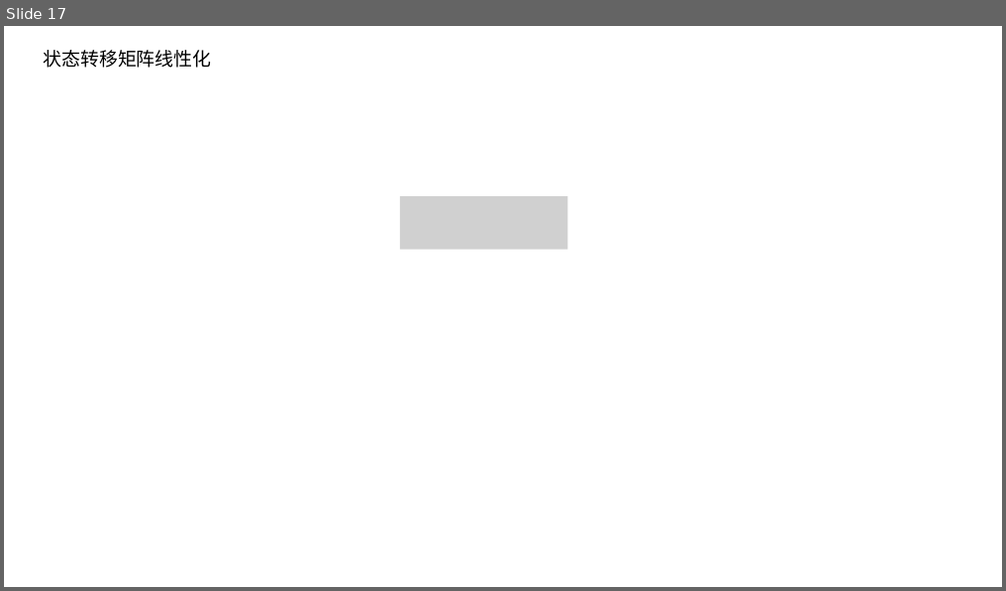
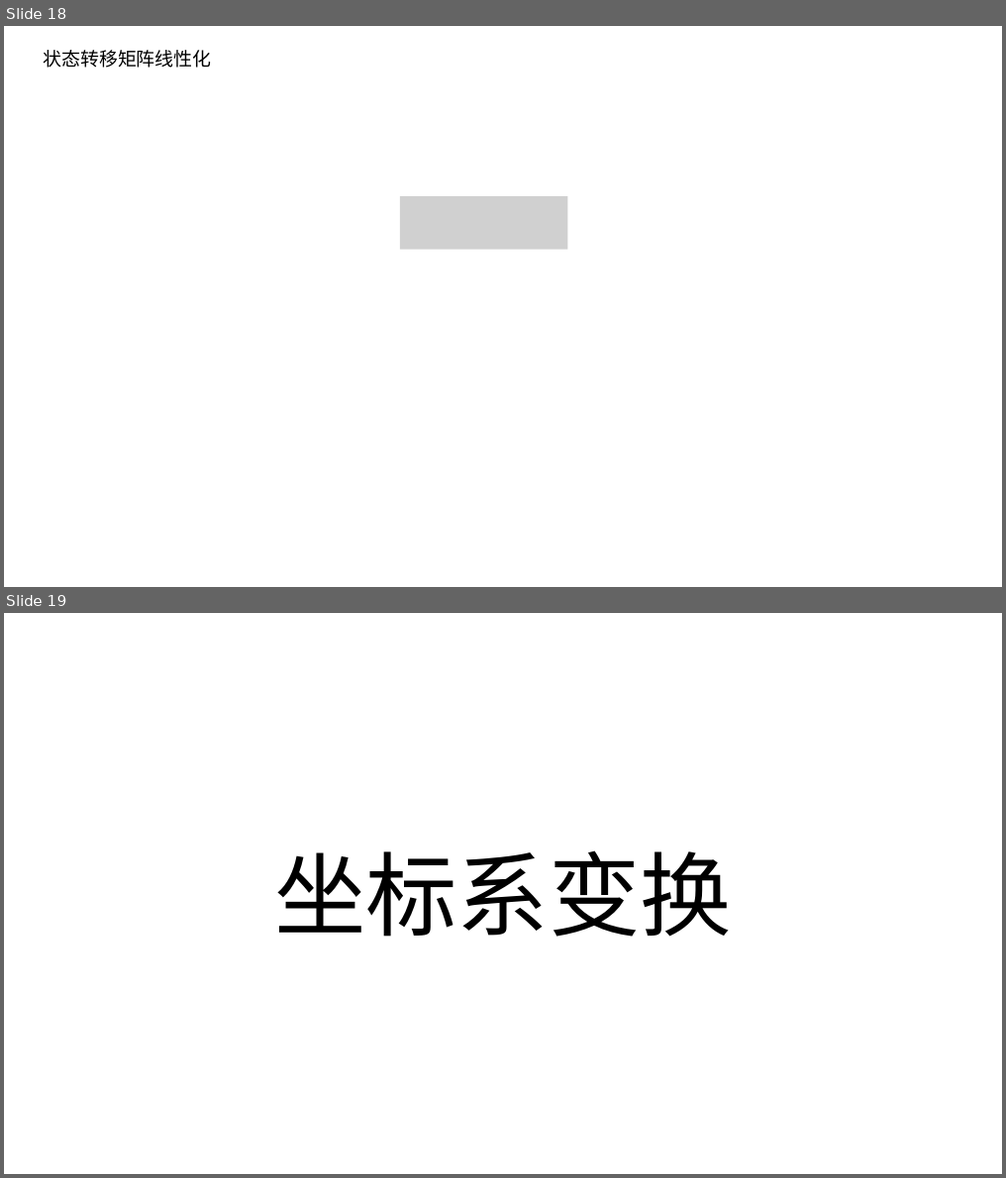
Before and after one commit to Astronute/filter_utils, a slide deck: 滤波.pptx. Shown one above the other, each under a label of ours: slide 17 before the commit, slides 18 and 19 after it. The pictures are 1006x591 and 1006x1178 pixels, drawn with LibreOffice and Linux fonts; fonts in the diff are those of the drawing; grey boxes stand for pictures. Boxes give left, top, right and bottom in pixels: in the first picture for what was removed or moved away, otherwise in the second. Text is boxed around its words. In the diff, an @@ line names an element or a change of style, - is before the commit and + after.

```diff
--- a/滤波.pptx
+++ b/滤波.pptx
@@ slide 19 added at <box>4,613,1002,1174</box>, background #FFFFFF @@
@@ text added at <box>274,851,732,937</box>, 88 pt, text #000000 @@
+坐标系变换
@@ what was slide 17 is now slide 18 @@
```
Also in this commit, not shown: 1 slide changed, 3 other slides added, 2 other files.
